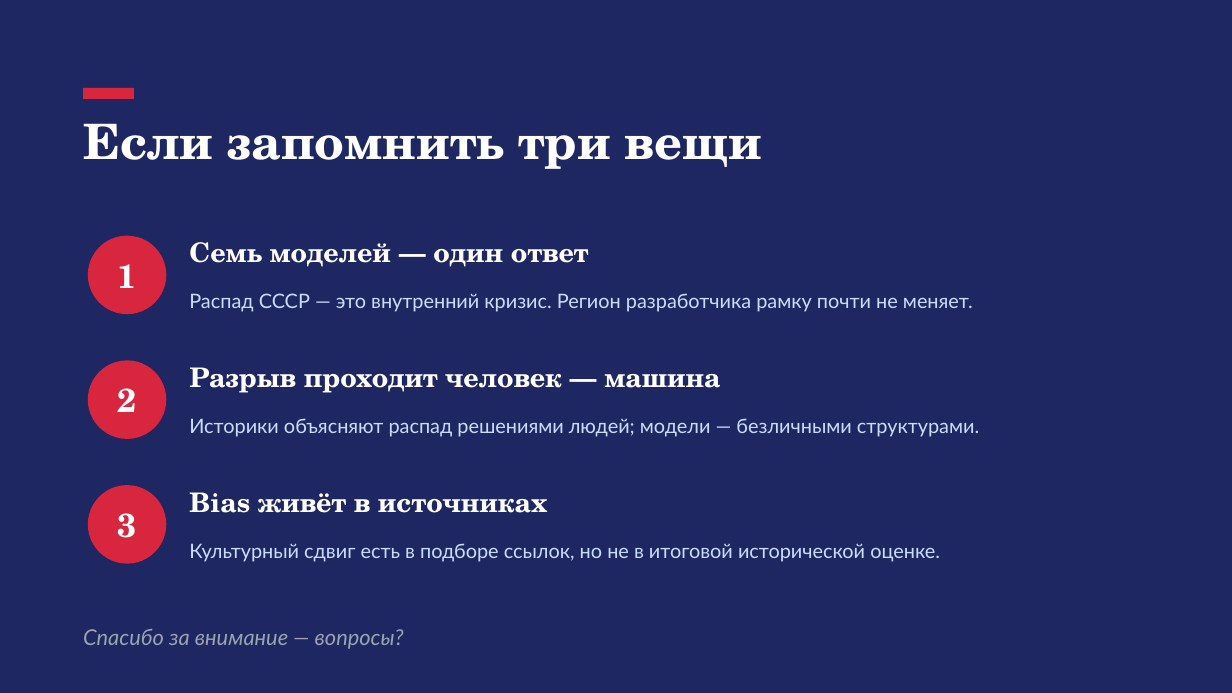
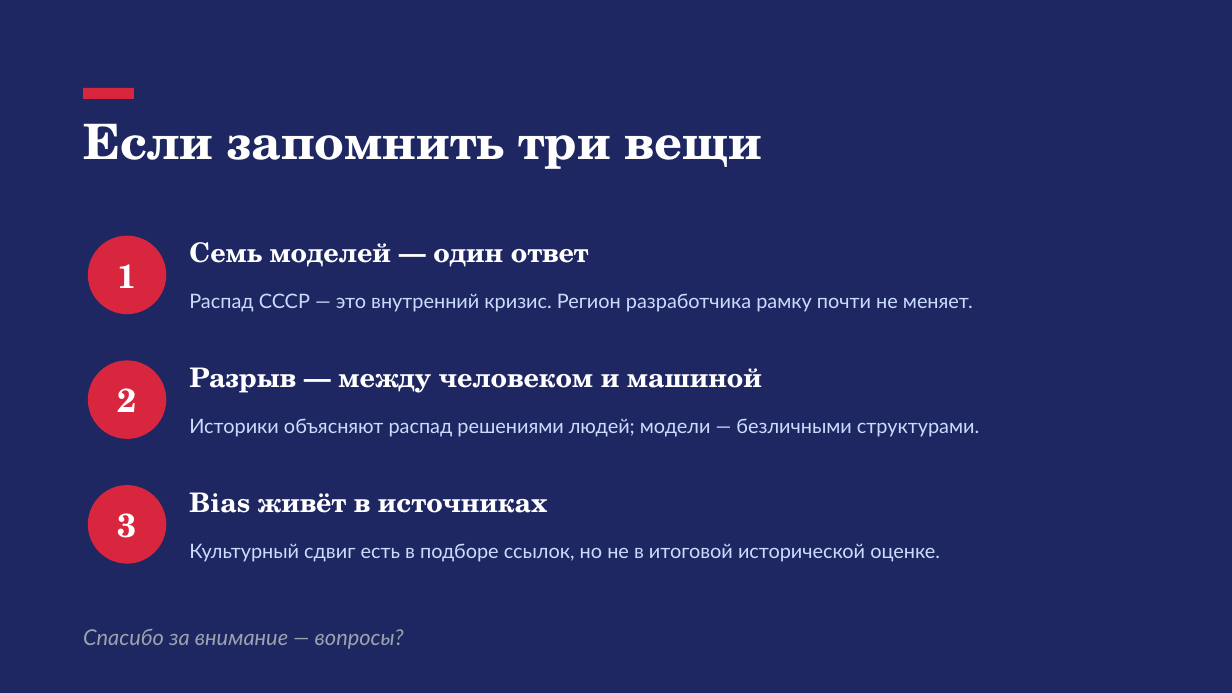
Before and after one commit to meomato/History, a slide deck: slide 16 of Презентация_распад_СССР.pptx (slide 15 before the commit). Drawn at 1232x693 pixels with LibreOffice and Linux fonts; fonts in the diff are those of the drawing. Boxes give left, top, right and bottom in pixels: in the first picture for what was removed or moved away, otherwise in the second. Text is boxed around its words. In the diff, an @@ line names an element or a change of style, - is before the commit and + after.

```diff
--- a/Презентация_распад_СССР.pptx
+++ b/Презентация_распад_СССР.pptx
@@ text at (189, 367, 762, 393): text changed @@
-Разрыв проходит человек — машина
+Разрыв — между человеком и машиной
```
Also in this commit, not shown: 2 other slides changed, 1 slide added, 1 other file.
